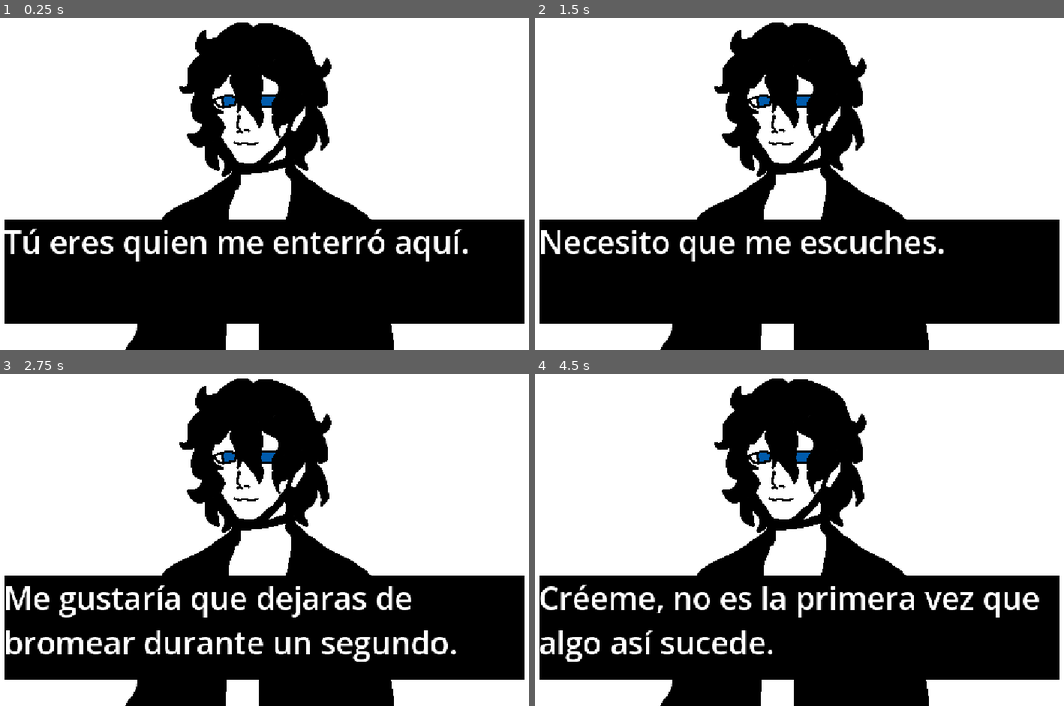
Above: before the commit, frames 1-4 (two rows, left to right).
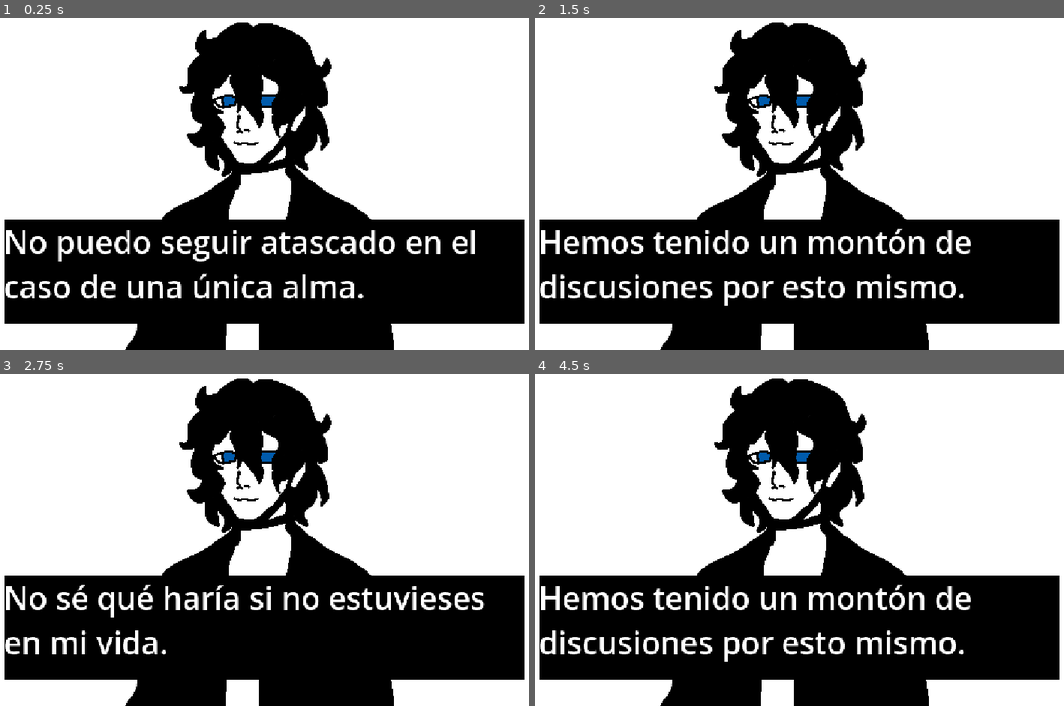
Above: after the commit, the same moments.

Repository: Triktor1/ComJamOn2026
Game: Godot game, scene res://escenas/Minigames/scenes/mini_dialogo.tscn
Same seed, same stepped clock (60 frames per second), same inputs: the game is played once before the commit and once after it. This scene is started directly instead of the project's main scene. The engine's default icon, where the game draws it, is replaced by a stand-in: a white triangle on a blue panel in a dark square.
Inputs (mouse positions are in pixels of both pictures, inside the frame that each line leads up to):
- Up to frame 1 (0.25 s): no input
- Up to frame 2 (1.5 s): tap Enter at 0.5 s; move the mouse to (926, 164) at 0.52 s; hold D (Right) 0.53-1.28 s; tap Z (Extra1) at 0.6 s; tap Space (Space) at 1.25 s; move the mouse to (677, 197) at 1.27 s; hold S (Down) from 1.28 s (still down); tap X (Extra2) at 1.35 s
- Up to frame 3 (2.75 s): tap Enter at 2 s; move the mouse to (322, 463) at 2.02 s; release S (Down) at 2.03 s; hold D (Right) from 2.03 s (still down); hold Space (Space) from 2.03 s (still down)
- Up to frame 4 (4.5 s): move the mouse to (767, 606) at 2.77 s; release D (Right) at 2.78 s; release Space (Space) at 2.78 s; hold W (Up) 2.78-3.53 s; tap Z (Extra1) at 2.85 s; tap Enter at 3.5 s; move the mouse to (974, 586) at 3.52 s; hold A (Left) from 3.53 s (still down); tap X (Extra2) at 3.6 s; tap Space (Space) at 4.25, 4.35 s; move the mouse to (614, 486) at 4.27 s

The runs differ from the first frame. In frame 1, 4.7% of the frame differs, in the area x 0-90%, y 63-85%; in frame 2, 4.8%; in frame 3, 5.4%, in the area x 0-92%, y 63-87%; in frame 4, 5.3%.

Commit message:
DIALOGO FINISHED

Diff:
--- a/escenas/Minigames/scenes/mini_dialogo.tscn
+++ b/escenas/Minigames/scenes/mini_dialogo.tscn
@@ -1,14 +1,14 @@
 [gd_scene format=3 uid="uid://c5scdg5mdj3iq"]
 
+[ext_resource type="Script" uid="uid://13iqj1l5uwo8" path="res://escenas/mini_data.gd" id="1_8apfu"]
 [ext_resource type="Script" uid="uid://c57aj7ukri5po" path="res://escenas/Minigames/scripts/mini_dialogo.gd" id="1_86aga"]
 [ext_resource type="Script" uid="uid://dvkp78n5nmrxa" path="res://scripts/minigame_manager.gd" id="1_sk12o"]
 [ext_resource type="Texture2D" uid="uid://cuknmx0llsppa" path="res://assets/Muerte.png" id="3_oumfm"]
 
-[node name="Mini_Dialogo" type="Node2D" unique_id=1446933127 node_paths=PackedStringArray("minigame_manager", "dialogue_label")]
-script = ExtResource("1_86aga")
-minigame_manager = NodePath("MiniGame_Manager")
-dialogue_label = NodePath("DialogueLabel")
-skips_to_win = 15
+[node name="Mini_Dialogo" type="Node2D" unique_id=1446933127]
+script = ExtResource("1_8apfu")
+instr = "SKIP"
+control_type = 2
 
 [node name="MiniGame_Manager" type="Node" parent="." unique_id=1283280026]
 script = ExtResource("1_sk12o")
@@ -45,3 +45,9 @@
 theme_override_font_sizes/font_size = 60
 text = "Dialogue"
 autowrap_mode = 3
+
+[node name="dialogo_manager" type="Node2D" parent="." unique_id=789985481 node_paths=PackedStringArray("minigame_manager", "dialogue_label")]
+script = ExtResource("1_86aga")
+minigame_manager = NodePath("../MiniGame_Manager")
+dialogue_label = NodePath("../DialogueLabel")
+skips_to_win = 15
